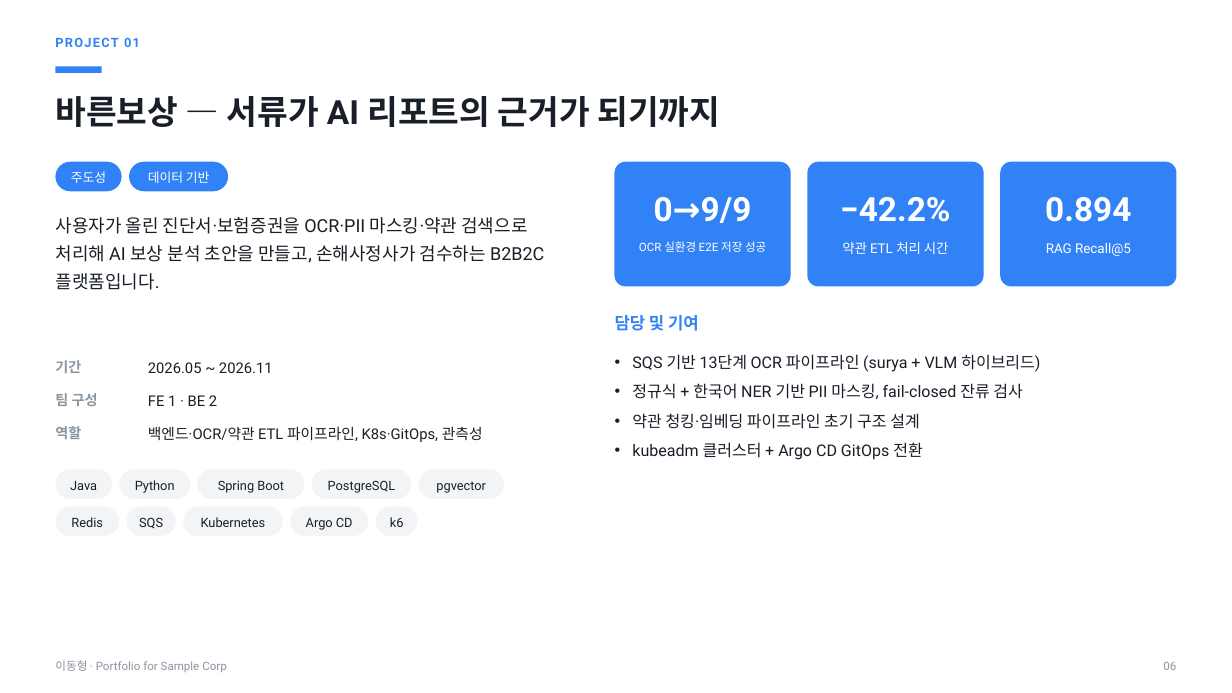
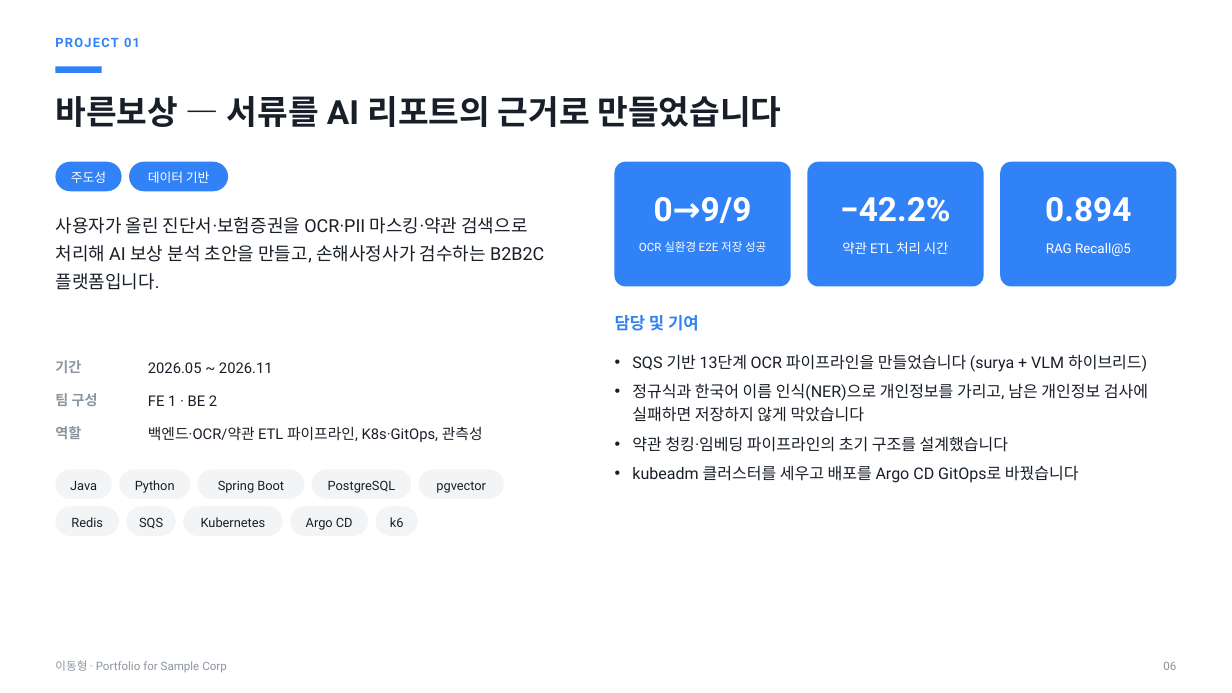
Before and after one commit to donghoong2/company-portfolio, a slide deck: slide 6 of output/_sample_portfolio.pptx. Drawn at 1232x693 pixels with LibreOffice and Linux fonts; fonts in the diff are those of the drawing. Boxes give left, top, right and bottom in pixels: in the first picture for what was removed or moved away, otherwise in the second. Text is boxed around its words. In the diff, an @@ line names an element or a change of style, - is before the commit and + after.

```diff
--- a/output/_sample_portfolio.pptx
+++ b/output/_sample_portfolio.pptx
@@ text at (55, 96, 781, 127): text changed @@
-바른보상 — 서류가 AI 리포트의 근거가 되기까지
+바른보상 — 서류를 AI 리포트의 근거로 만들었습니다
@@ text at (632, 354, 1148, 483): text changed @@
-• SQS 기반 13단계 OCR 파이프라인 (surya + VLM 하이브리드)
-• 정규식 + 한국어 NER 기반 PII 마스킹, fail-closed 잔류 검사
-• 약관 청킹·임베딩 파이프라인 초기 구조 설계
-• kubeadm 클러스터 + Argo CD GitOps 전환
+• SQS 기반 13단계 OCR 파이프라인을 만들었습니다 (surya + VLM 하이브리드)
+• 정규식과 한국어 이름 인식(NER)으로 개인정보를 가리고, 남은 개인정보 검사에 실패하면 저장하지 않게 막았습니다
+• 약관 청킹·임베딩 파이프라인의 초기 구조를 설계했습니다
+• kubeadm 클러스터를 세우고 배포를 Argo CD GitOps로 바꿨습니다
```
Also in this commit, not shown: 6 other slides changed, 15 other files.
